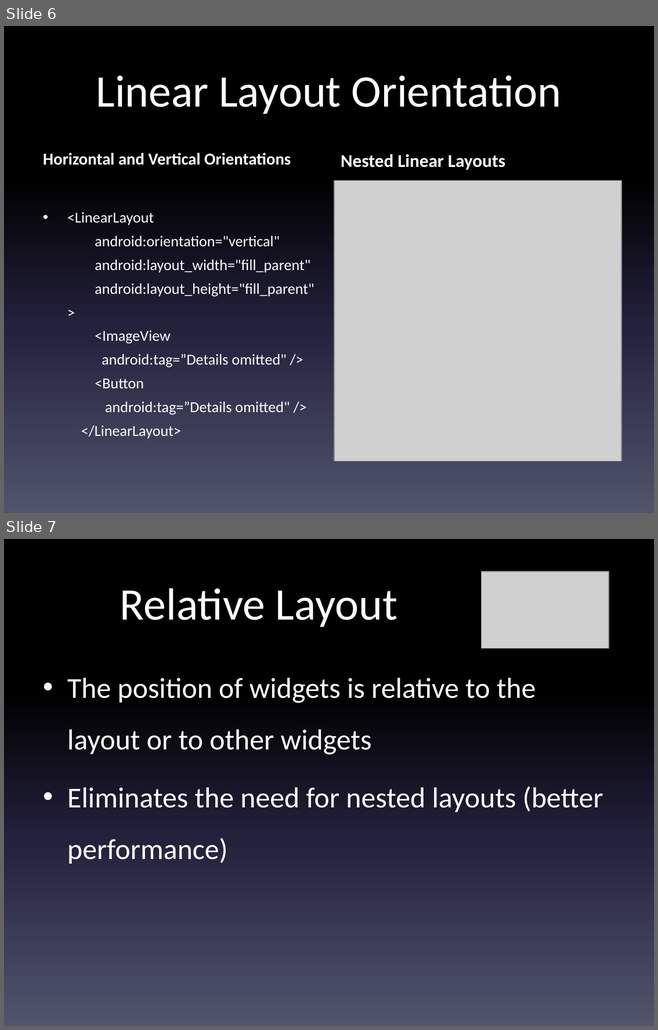
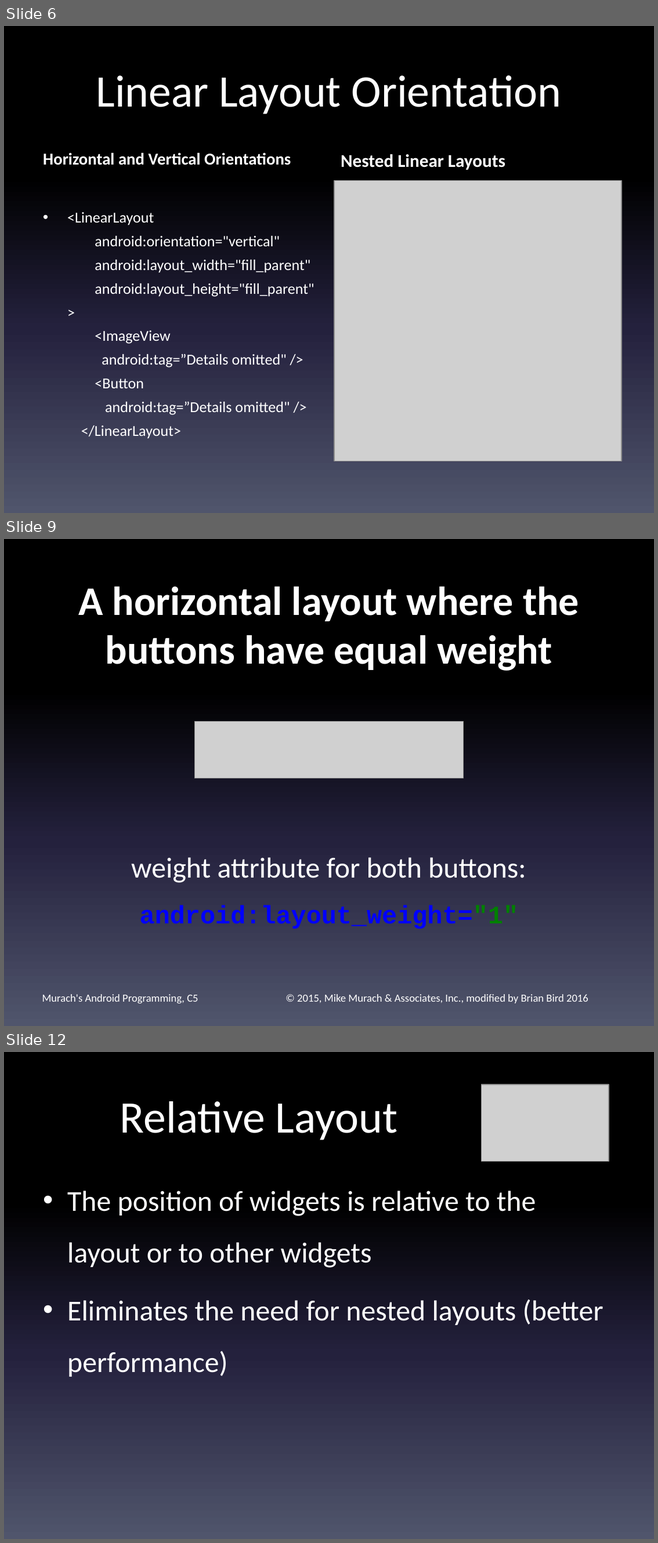
Before and after one commit to LCC-CIT/CS235AM-CourseMaterials, a slide deck: Notes and Slides/Wk5Day1-UI Layouts.pptx. Shown one above the other, each under a label of ours: slides 6 and 7 before the commit, slides 6, 9 and 12 after it; the slides between them are not shown. The pictures are 658x1030 and 658x1543 pixels, drawn with LibreOffice and Linux fonts; fonts in the diff are those of the drawing; grey boxes stand for pictures. Boxes give left, top, right and bottom in pixels: in the first picture for what was removed or moved away, otherwise in the second. Text is boxed around its words. In the diff, an @@ line names an element or a change of style, - is before the commit and + after.

```diff
--- a/Notes and Slides/Wk5Day1-UI Layouts.pptx
+++ b/Notes and Slides/Wk5Day1-UI Layouts.pptx
@@ slide 9 added at box(4, 539, 654, 1026), background gradient #000000 to #24213E to #51566D @@
@@ title added at box(78, 587, 579, 671), 45 pt, text #FFFFFF, bold @@
+A horizontal layout where the buttons have equal weight
@@ picture added at box(195, 722, 463, 779) @@
@@ text added at box(131, 857, 526, 929), 32 pt, text #FFFFFF @@
+weight attribute for both buttons:
+android:layout_weight="1"
@@ text added at box(42, 994, 198, 1004), 12 pt, text #FFFFFF @@
+Murach's Android Programming, C5
@@ text added at box(297, 994, 588, 1004), 12 pt, text #FFFFFF @@
+© 2015, Mike Murach & Associates, Inc., modified by Brian Bird 2016
@@ what was slide 7 is now slide 12 @@
```
Also in this commit, not shown: 2 slides changed, 6 other slides added.
